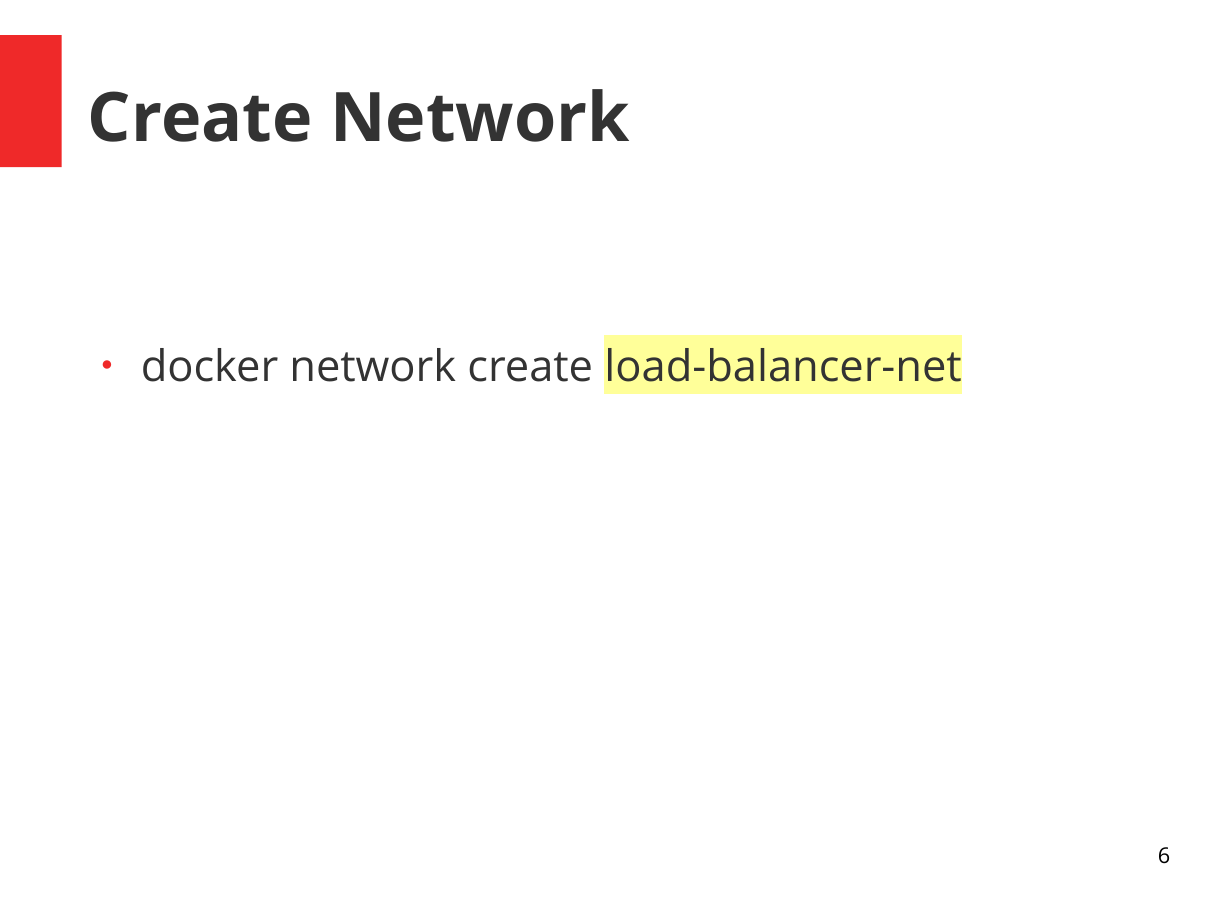
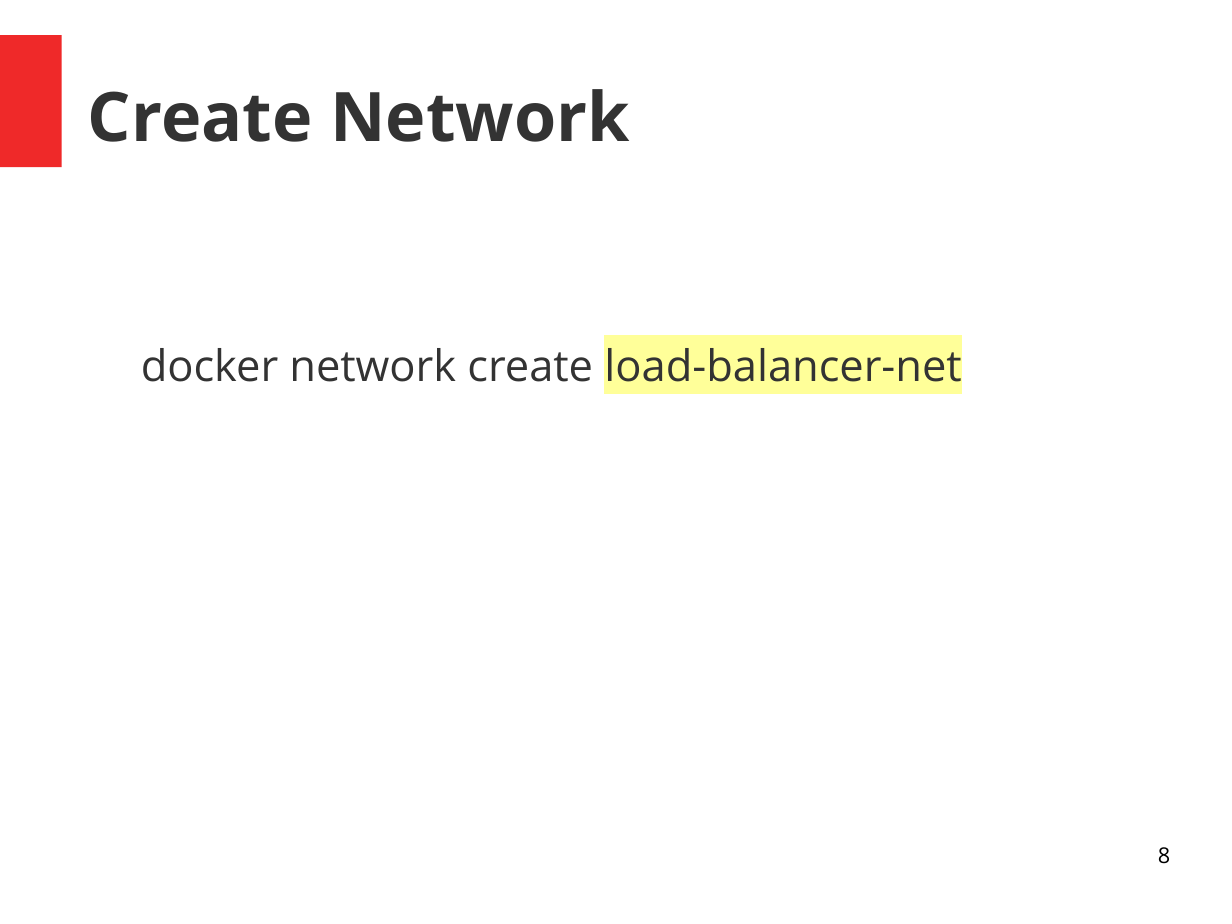
Before and after one commit to skuarch/dockerJava, a slide deck: slide 8 of dockerAndJava.odp (slide 6 before the commit). Drawn at 1232x924 pixels with LibreOffice and Linux fonts; fonts in the diff are those of the drawing. Boxes give left, top, right and bottom in pixels: in the first picture for what was removed or moved away, otherwise in the second. Text is boxed around its words. In the diff, an @@ line names an element or a change of style, - is before the commit and + after.

```diff
--- a/dockerAndJava.odp
+++ b/dockerAndJava.odp
@@ text "docker network create load-balancer-net" at [141,348,961,382]: bullet ● to none @@
@@ page number at [1158,847,1170,864]: text changed @@
-6
+8
```
Also in this commit, not shown: 5 other slides changed, 3 slides added.
